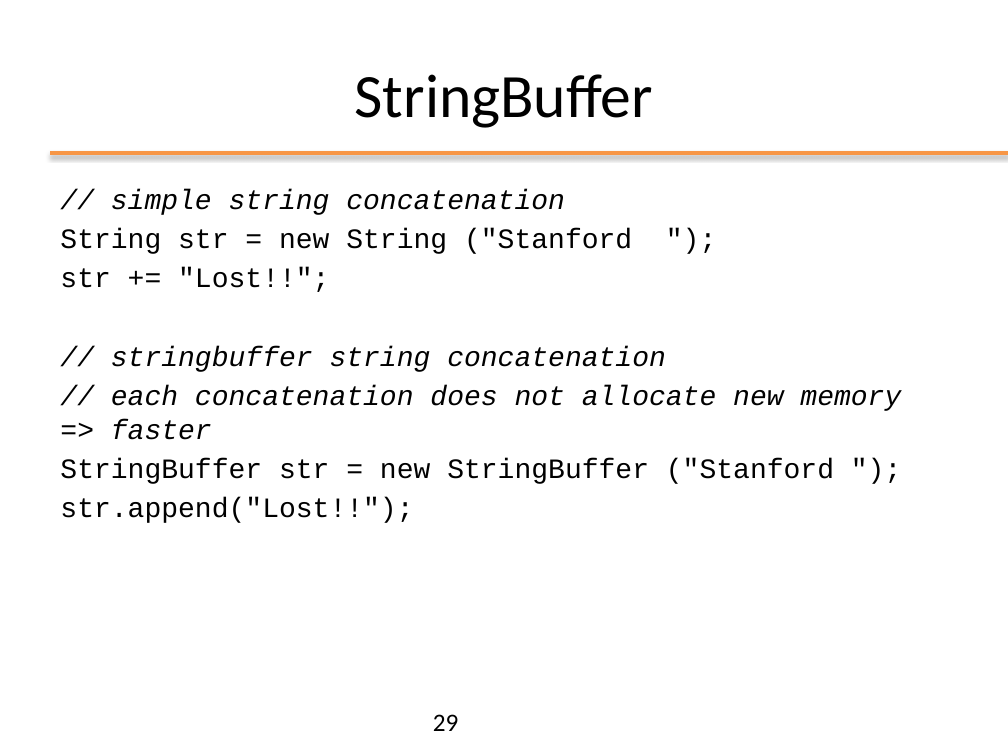
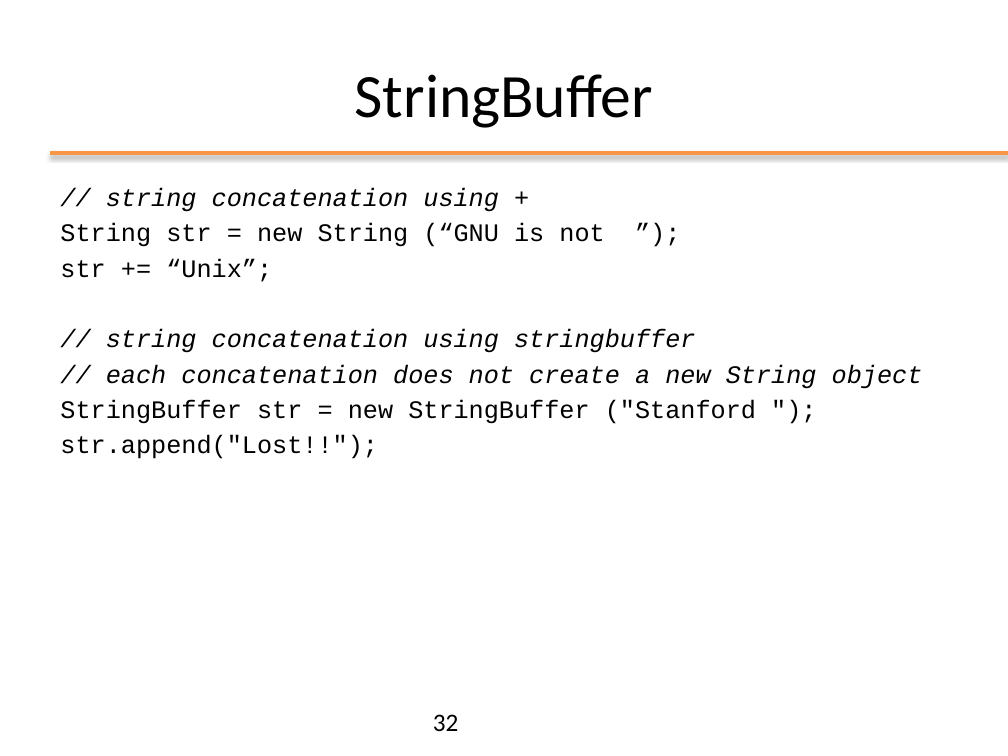
Before and after one commit to matt498/ooprogramming, a slide deck: slide 32 of slides/ppt/02_OOP_Basics.pptx (slide 29 before the commit). Drawn at 1008x756 pixels with LibreOffice and Linux fonts; fonts in the diff are those of the drawing; background and template pictures are left out. Boxes give left, top, right and bottom in pixels: in the first picture for what was removed or moved away, otherwise in the second. Text is boxed around its words. In the diff, an @@ line names an element or a change of style, - is before the commit and + after.

```diff
--- a/slides/ppt/02_OOP_Basics.pptx
+++ b/slides/ppt/02_OOP_Basics.pptx
@@ text at box(60, 188, 923, 389): text changed; size 20 to 18 pt @@
-// simple string concatenation
-String str = new String ("Stanford ");
-str += "Lost!!";
-// stringbuffer string concatenation
-// each concatenation does not allocate new memory => faster
+// string concatenation using +
+String str = new String (“GNU is not ”);
+str += “Unix”;
+// string concatenation using stringbuffer
+// each concatenation does not create a new String object
@@ text at box(60, 399, 756, 459): size 20 to 18 pt in "StringBuffer str = new StringBuffer ("Stanford ");", "str.append("Lost!!");" @@
@@ page number at box(433, 714, 459, 731): text changed @@
-29
+32
```
Also in this commit, not shown: 38 other slides changed, 5 slides added, 2 slides removed, 16 other files.
